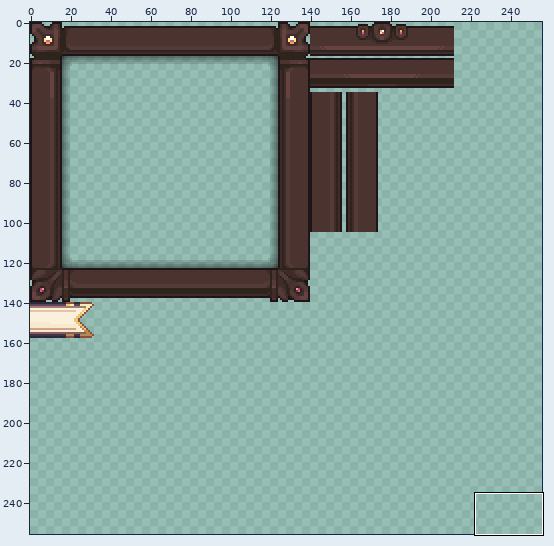
One commit to this sprite sheet: Common/src/main/resources/assets/arcana/textures/arcanumthemes/arcanum/frame.png. Above: a wide view before the commit, with the close-up outlined.
Close-up. The starting point:
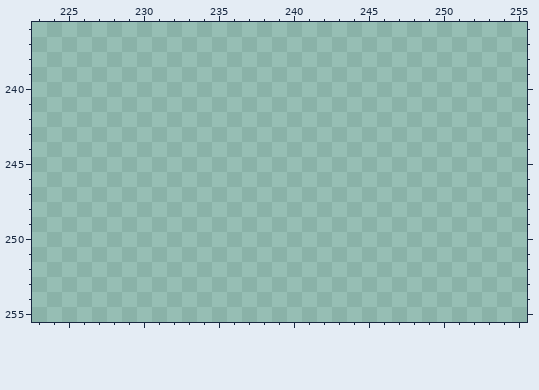
The file is 256x256 pixels. Pixels under 10% opacity are left out. Colours within 5 levels of each other are drawn and written as one. Shown: x 223..255, y 236..255. The commit also changed other parts of the picture, which this record leaves out.
The result:
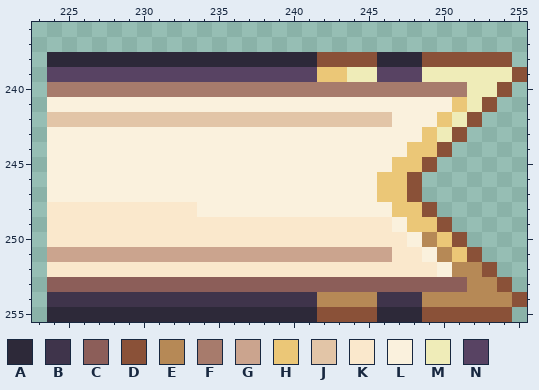
Palette (. is transparent): A #2d2939  B #3f344b  C #8c5e59  D #8a5138  E #b68956  F #a77b6c  G #cba48e  H #ebc777  J #e2c5a7  K #fae8cc  L #faf1dd  M #efecb8  N #584363
Edits made:
@@ x 223..255 @@
 237 .................................
-238 .................................
-239 .................................
-240 .................................
-241 .................................
-242 .................................
-243 .................................
-244 .................................
-245 .................................
-246 .................................
-247 .................................
-248 .................................
-249 .................................
-250 .................................
-251 .................................
-252 .................................
-253 .................................
-254 .................................
-255 .................................
+238 .AAAAAAAAAAAAAAAAAADDDDAAADDDDDD.
+239 .NNNNNNNNNNNNNNNNNNHHMMNNNMMMMMMD
+240 .FFFFFFFFFFFFFFFFFFFFFFFFFFFFMMD.
+241 .LLLLLLLLLLLLLLLLLLLLLLLLLLLHMD..
+242 .JJJJJJJJJJJJJJJJJJJJJJJLLLHMD...
+243 .LLLLLLLLLLLLLLLLLLLLLLLLLHMD....
+244 .LLLLLLLLLLLLLLLLLLLLLLLLHHD.....
+245 .LLLLLLLLLLLLLLLLLLLLLLLHHD......
+246 .LLLLLLLLLLLLLLLLLLLLLLHHD.......
+247 .LLLLLLLLLLLLLLLLLLLLLLHHD.......
+248 .KKKKKKKKKKLLLLLLLLLLLLLHHD......
+249 .KKKKKKKKKKKKKKKKKKKKKKKLHHD.....
+250 .KKKKKKKKKKKKKKKKKKKKKKKKLEHD....
+251 .GGGGGGGGGGGGGGGGGGGGGGGKKLEHD...
+252 .KKKKKKKKKKKKKKKKKKKKKKKKKKLEED..
+253 .CCCCCCCCCCCCCCCCCCCCCCCCCCCCEED.
+254 .BBBBBBBBBBBBBBBBBBEEEEBBBEEEEEED
+255 .AAAAAAAAAAAAAAAAAADDDDAAADDDDDD.
Changed places in both close-ups, as pixel boxes (x1, y1, x2, y2):
added: (47, 52, 527, 322)
